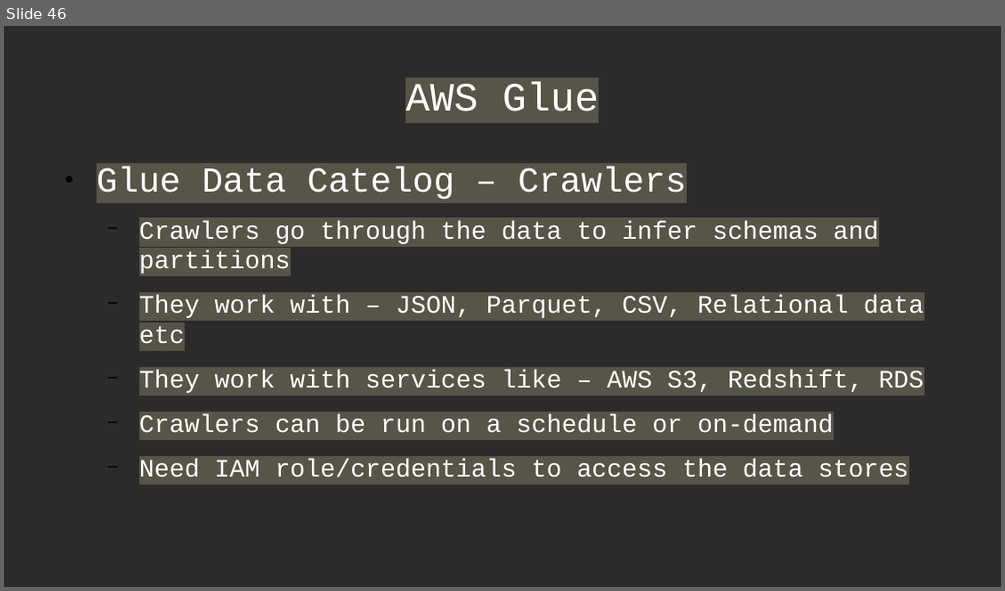
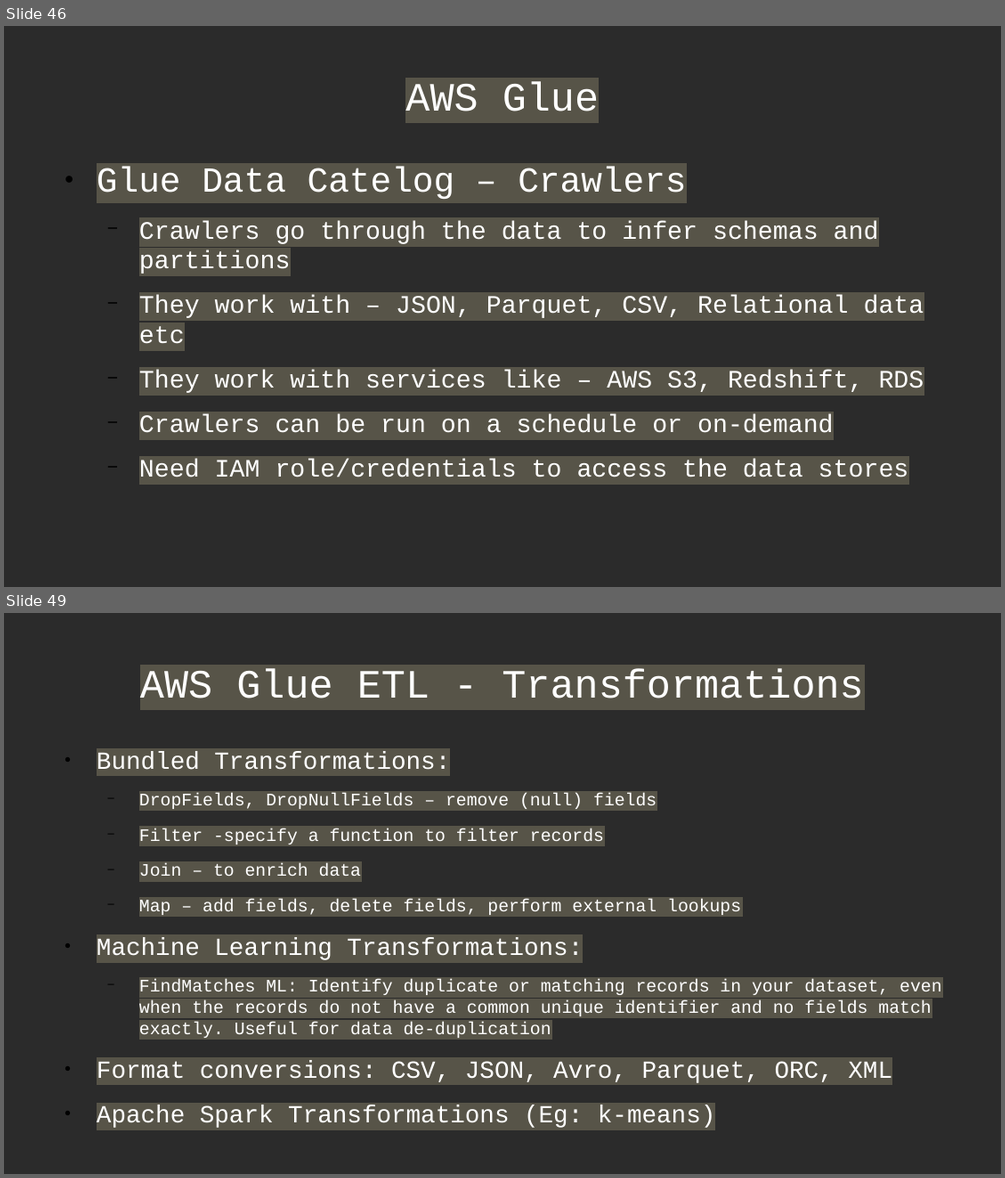
Before and after one commit to Anshul-GH/AWS_ML_Certification, a slide deck: AWS_Certified_ML_Certification_Deck.odp. Shown one above the other, each under a label of ours: slide 46 before the commit, slides 46 and 49 after it; the slides between them are not shown. The pictures are 1005x591 and 1005x1178 pixels, drawn with LibreOffice and Linux fonts; fonts in the diff are those of the drawing; background and template pictures are left out; a plain dark background stands for a picture behind light text. Boxes give left, top, right and bottom in pixels: in the first picture for what was removed or moved away, otherwise in the second. Text is boxed around its words. In the diff, an @@ line names an element or a change of style, - is before the commit and + after.

```diff
--- a/AWS_Certified_ML_Certification_Deck.odp
+++ b/AWS_Certified_ML_Certification_Deck.odp
@@ slide 49 added at <box>4,613,1001,1174</box>, background picture (left out) @@
@@ title added at <box>140,669,863,698</box>, 32 pt, text #FFFFFF @@
+AWS Glue ETL - Transformations
@@ text added at <box>97,751,941,1083</box>, 14 pt, text #FFFFFF @@
+● Bundled Transformations:
+  − DropFields, DropNullFields – remove (null) fields
+  − Filter -specify a function to filter records
+  − Join – to enrich data
+  − Map – add fields, delete fields, perform external lookups
+● Machine Learning Transformations:
+  − FindMatches ML: Identify duplicate or matching records in your dataset, even when the records do not have a common unique identifier and no fields match exactly. Useful for data de-duplication
+● Format conversions: CSV, JSON, Avro, Parquet, ORC, XML
+● Apache Spark Transformations (Eg: k-means)
```
Also in this commit, not shown: 1 slide changed, 15 other slides added, 2 other files.
